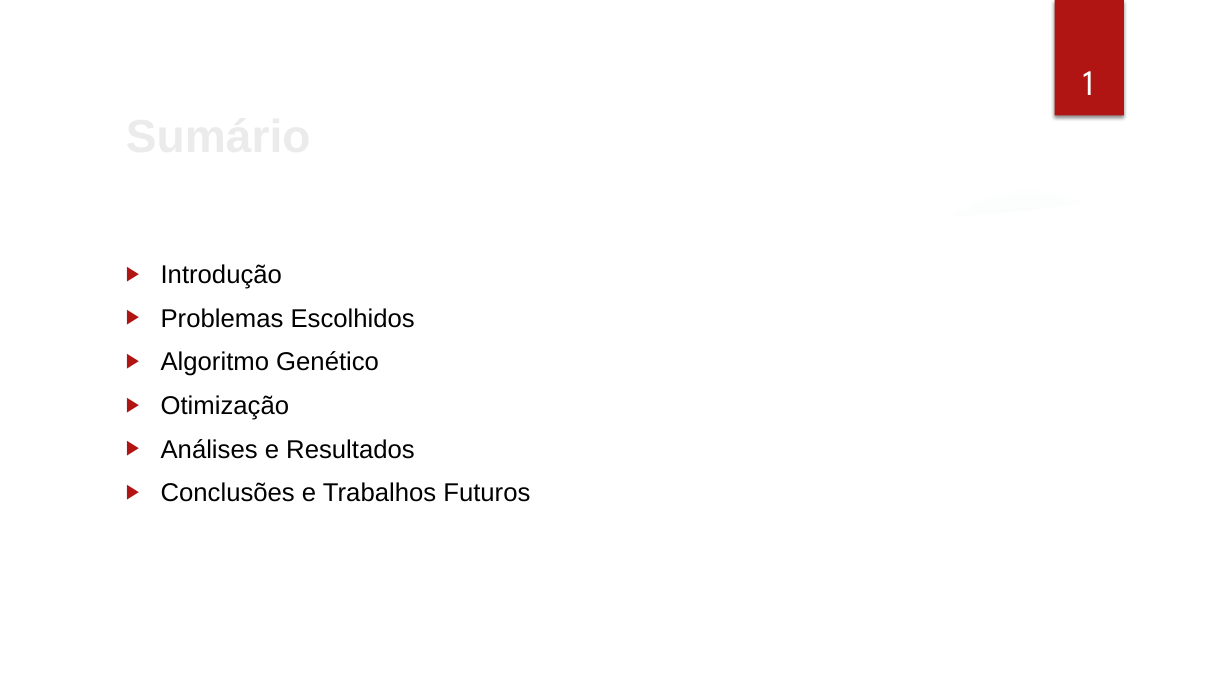
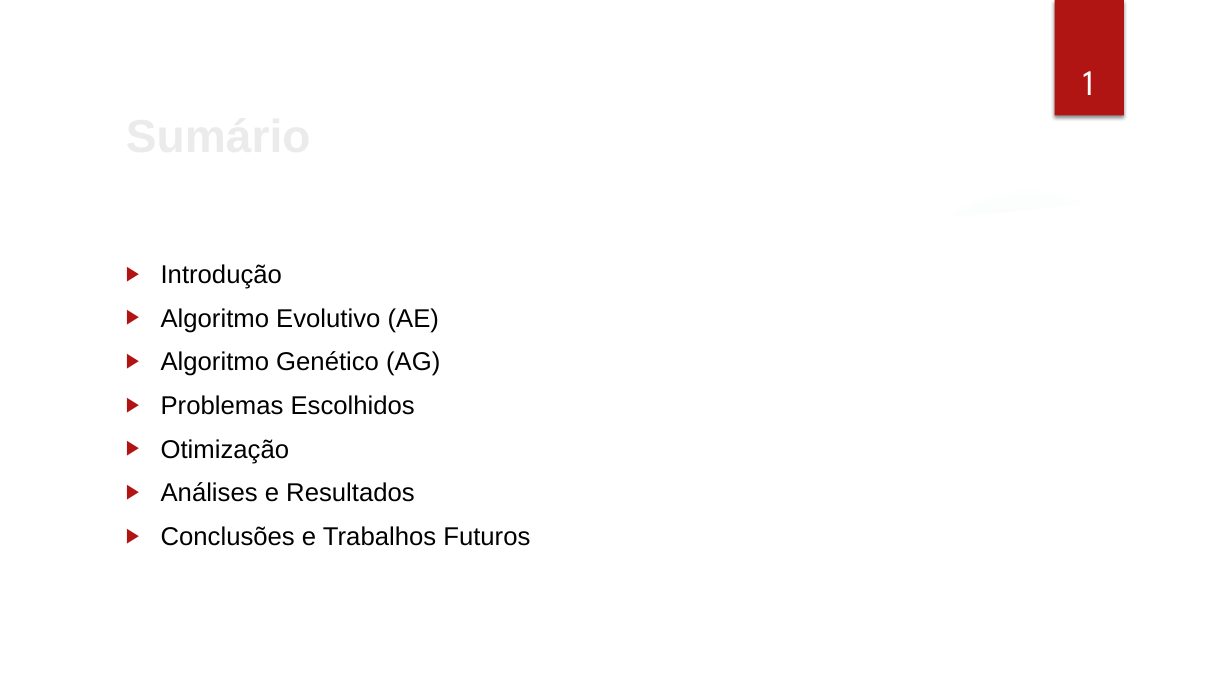
Before and after one commit to cassioss/genetics, a slide deck: slide 2 of presentations/TG2_Apresentacao_Cassio.pptx. Drawn at 1232x693 pixels with LibreOffice and Linux fonts; fonts in the diff are those of the drawing; background and template pictures are left out. Boxes give left, top, right and bottom in pixels: in the first picture for what was removed or moved away, otherwise in the second. Text is boxed around its words. In the diff, an @@ line names an element or a change of style, - is before the commit and + after.

```diff
--- a/presentations/TG2_Apresentacao_Cassio.pptx
+++ b/presentations/TG2_Apresentacao_Cassio.pptx
@@ text at (x1=161, y1=308, x2=440, y2=376): paragraphs added @@
+▶ Algoritmo Evolutivo (AE)
+▶ Algoritmo Genético (AG)
```
Also in this commit, not shown: 2 other slides changed, 4 slides added, 11 slides removed, 6 other files.
